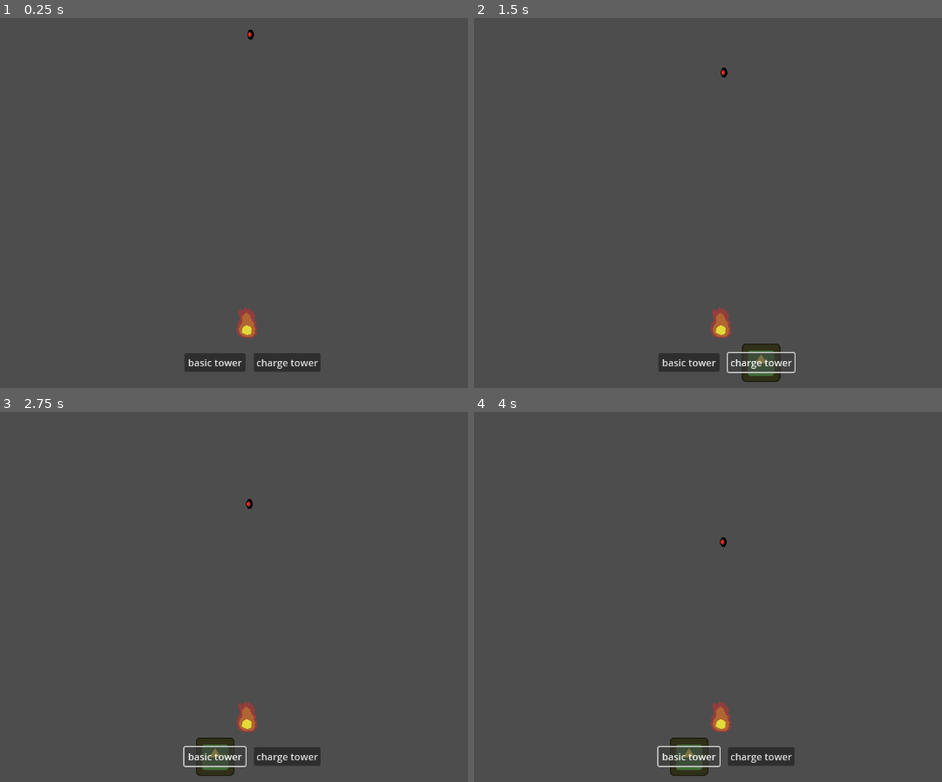
Above: before the commit, frames 1-4 (two rows, left to right).
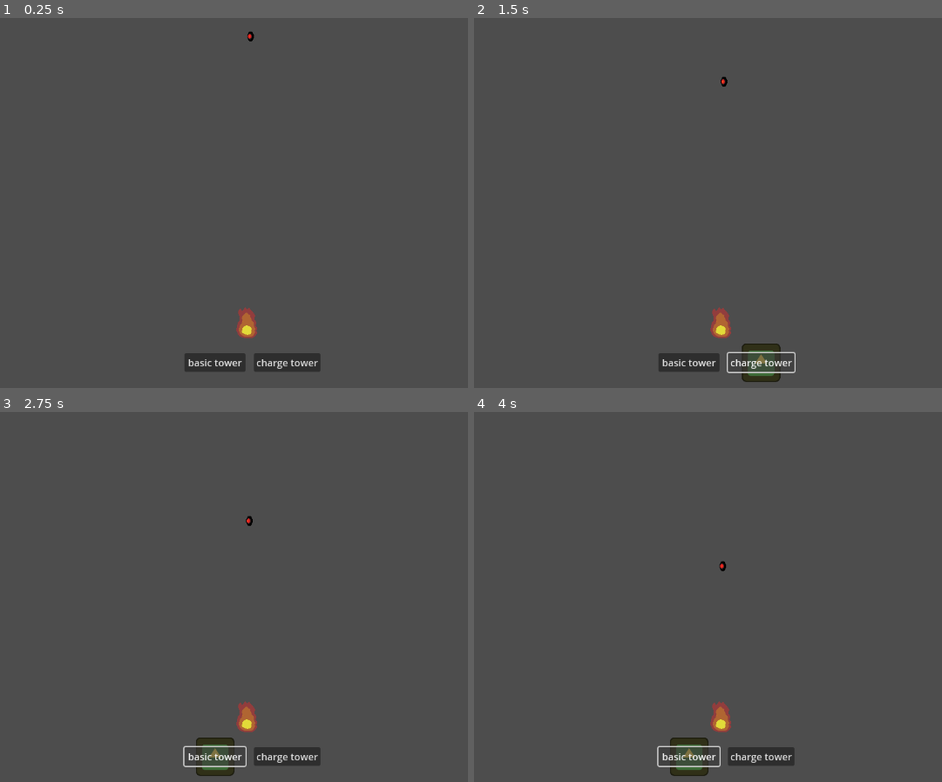
Above: after the commit, the same moments.

Repository: sushitoad/tower-defense-prototype
Game: Godot game, scene res://scenes/test_scene.tscn
The game is run twice, just before and just after one commit, with the same random seed, the same clock (stepped at 60 frames per second) and the same inputs. The engine's default icon, where the game draws it, is replaced by a stand-in: a white triangle on a blue panel in a dark square.
Inputs:
- Up to frame 1 (0.25 s): no input
- Up to frame 2 (1.5 s): click "basic tower" at 0.5 s; click "charge tower" at 1.25 s
- Up to frame 3 (2.75 s): click "basic tower" at 2 s
- Up to frame 4 (4 s): click "charge tower" at 2.75 s; click "basic tower" at 3.5 s

The runs differ from the first frame. In frame 1, less than 0.1% of the frame differs, in the area x 52-55%, y 3-7%; in frame 2, less than 0.1%; in frame 3, less than 0.1%, in the area x 52-55%, y 23-31%; in frame 4, less than 0.1%.

Commit message:
enemy attacks

Diff:
--- a/scenes/floating_orb_enemy.tscn
+++ b/scenes/floating_orb_enemy.tscn
@@ -11,10 +11,15 @@
 motion_mode = 1
 safe_margin = 0.2
 script = ExtResource("1_pv3vx")
-moveSpeed = 50.0
+moveSpeed = 60.0
+range = 50.0
 
 [node name="Sprite2D" type="Sprite2D" parent="."]
 texture = ExtResource("1_5hhww")
 
 [node name="CollisionShape2D" type="CollisionShape2D" parent="."]
 shape = SubResource("CapsuleShape2D_5hhww")
+
+[node name="AttackTimer" type="Timer" parent="."]
+
+[connection signal="timeout" from="AttackTimer" to="." method="AttackTarget"]
--- a/scripts/enemy.gd
+++ b/scripts/enemy.gd
@@ -1,8 +1,11 @@
 extends CharacterBody2D
 
 var currentTarget: Node2D
+var isInRangeOfTarget: bool = false
 @export var moveSpeed: float = 10
 @export var range: float = 20
+@export var attackDamage: int = 10
+@export var attackSpeed: float = 1.2
 
 func _ready() -> void:
 	FindTarget()
@@ -10,8 +13,10 @@
 func _physics_process(delta: float) -> void:
 	if position.distance_to(currentTarget.position) > range:
 		velocity = position.direction_to(currentTarget.position) * moveSpeed
+		isInRangeOfTarget = false
 	else:
 		velocity = Vector2.ZERO
+		isInRangeOfTarget = true
 
 	move_and_slide()
 
@@ -20,7 +25,9 @@
 		$Sprite2D.flip_h = true
 	elif velocity.x < 0:
 		$Sprite2D.flip_h = false
-
+	if isInRangeOfTarget:
+		if $AttackTimer.is_stopped():
+			$AttackTimer.start(attackSpeed)
 func FindTarget():
 	var closestTarget: Vector2 = Vector2(10000000000, 10000000000)
 	var closestAllure: float = 1
@@ -29,3 +36,8 @@
 			closestTarget = target.position
 			closestAllure = target.allure
 			currentTarget = target
+
+func AttackTarget():
+	currentTarget.TakeDamage(attackDamage)
+	#this might end up being an animation thing but for now it good
+	#yes, because you can call functions in specific frames of an animation
--- a/scripts/tower.gd
+++ b/scripts/tower.gd
@@ -6,7 +6,6 @@
 
 func _ready() -> void:
 	currentHealth = maxHealth
-	TakeDamage(0)
 
 func TakeDamage(damage: int):
 	currentHealth -= damage
